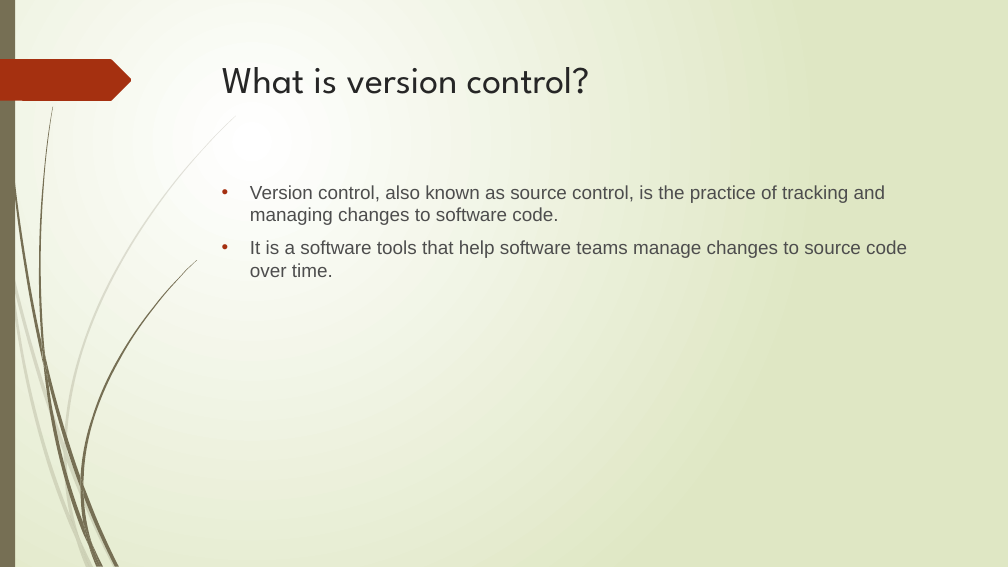
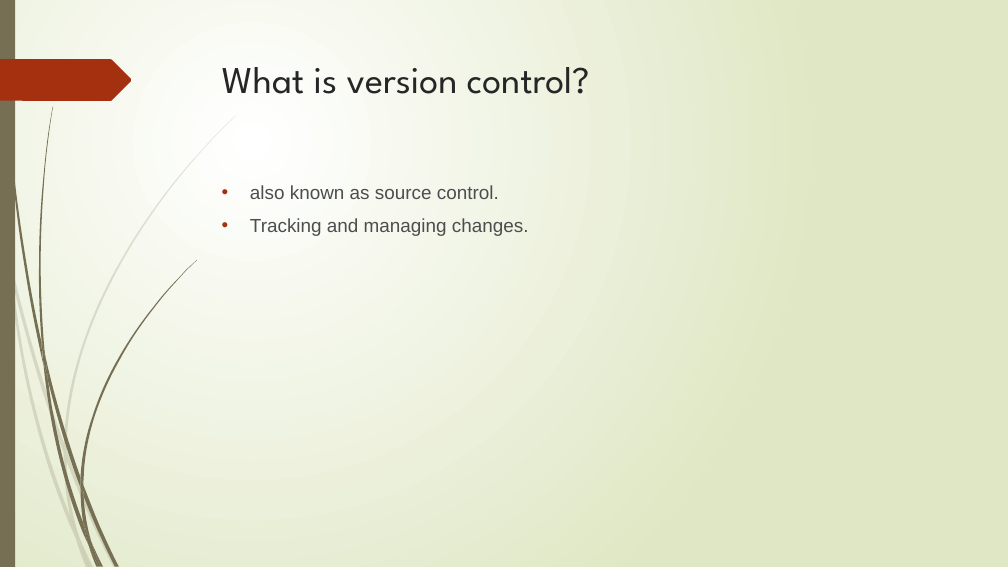
Before and after one commit to saad-janjua/assignment, a slide deck: slide 2 of Version Control with Git.pptx. Drawn at 1008x567 pixels with LibreOffice and Linux fonts; fonts in the diff are those of the drawing. Boxes give left, top, right and bottom in pixels: in the first picture for what was removed or moved away, otherwise in the second. Text is boxed around its words. In the diff, an @@ line names an element or a change of style, - is before the commit and + after.

```diff
--- a/Version Control with Git.pptx
+++ b/Version Control with Git.pptx
@@ text at (250, 185, 529, 236): text changed @@
-• Version control, also known as source control, is the practice of tracking and managing changes to software code.
-• It is a software tools that help software teams manage changes to source code over time.
+• also known as source control.
+• Tracking and managing changes.
```
Also in this commit, not shown: 3 other slides changed, 9 slides added.
